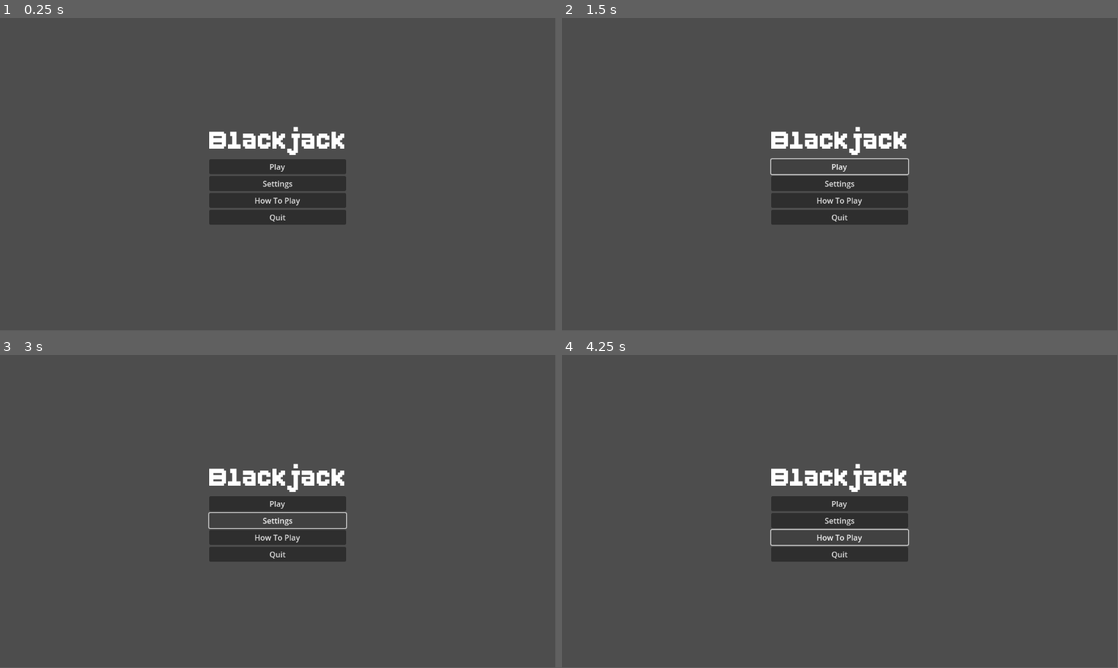
Above: before the commit, frames 1-4 (two rows, left to right).
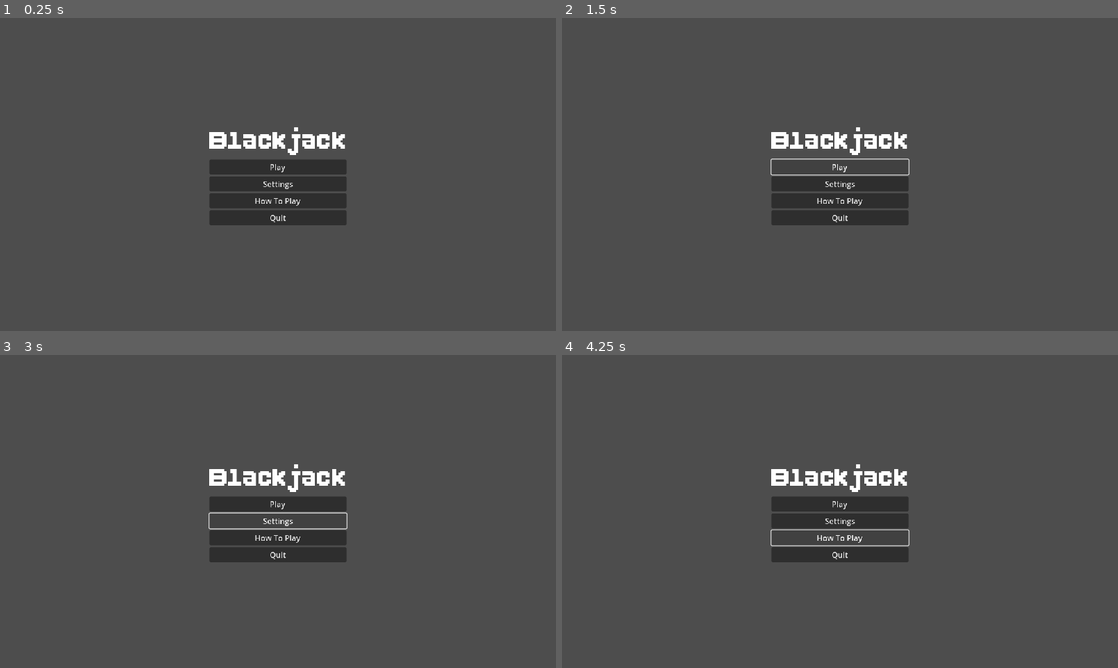
Above: after the commit, the same moments.

Repository: Brody-R/SDEV-265
Game: Godot game, scene res://Assets/Scenes/main_menu.tscn
Same seed, same stepped clock (60 frames per second), same inputs: the game is played once before the commit and once after it.
Inputs:
- Up to frame 1 (0.25 s): no input
- Up to frame 2 (1.5 s): click "Play" at 0.5 s; click "Play" at 1.25 s
- Up to frame 3 (3 s): click "Play" at 2 s; click "Settings" at 2.75 s
- Up to frame 4 (4.25 s): click "How To Play" at 3.5 s
In our replay, the window is 799x449 before the commit and 800x450 after it. These sizes can differ from the game's own. Grey fills any space a smaller window leaves; there, only what the larger window draws over its background counts as a difference.

The runs differ from the first frame. In frame 1, 0.5% of the frame differs, in the area x 37-63%, y 34-67%; in frame 2, 0.7%; in frame 3, 0.7%; in frame 4, 0.7%.

Commit message:
Added cards and Card scene, project settings prepwork
Changed Stretch mode in Project Settings to Canvas_Items as I remember that Godot gave issues in older school projects if it WASN'T on.

Also set Rendering to NEAREST MIPMAP for crispy rendering of cards.

Diff:
--- /dev/null
+++ b/Assets/Scenes/card.gd
@@ -0,0 +1,12 @@
+# NOTE: 0 is back of card. All other cards are 1-13 (CLUBS), 14-26 (SPADES), 27-39 (DIAMONDS), 40-52 (HEARTS).
+extends Node2D
+
+
+# Called when the node enters the scene tree for the first time.
+func _ready():
+	pass # Replace with function body.
+
+
+# Called every frame. 'delta' is the elapsed time since the previous frame.
+func _process(delta):
+	pass
--- /dev/null
+++ b/Assets/Scenes/card.tscn
@@ -0,0 +1,391 @@
+[gd_scene load_steps=57 format=3 uid="uid://dpch8vd55wsiy"]
+
+[ext_resource type="Script" path="res://Assets/Scenes/card.gd" id="1_fejg8"]
+[ext_resource type="Texture2D" uid="uid://p0umqmtqejkl" path="res://Assets/Cards/assets.png" id="1_pks6g"]
+
+[sub_resource type="AtlasTexture" id="AtlasTexture_q0iul"]
+atlas = ExtResource("1_pks6g")
+region = Rect2(9, 0, 46, 64)
+
+[sub_resource type="AtlasTexture" id="AtlasTexture_ci5jb"]
+atlas = ExtResource("1_pks6g")
+region = Rect2(137, 0, 46, 64)
+
+[sub_resource type="AtlasTexture" id="AtlasTexture_xteeh"]
+atlas = ExtResource("1_pks6g")
+region = Rect2(201, 0, 46, 64)
+
+[sub_resource type="AtlasTexture" id="AtlasTexture_lwrfn"]
+atlas = ExtResource("1_pks6g")
+region = Rect2(265, 0, 46, 64)
+
+[sub_resource type="AtlasTexture" id="AtlasTexture_q16wq"]
+atlas = ExtResource("1_pks6g")
+region = Rect2(329, 0, 46, 64)
+
+[sub_resource type="AtlasTexture" id="AtlasTexture_yp0mi"]
+atlas = ExtResource("1_pks6g")
+region = Rect2(393, 0, 46, 64)
+
+[sub_resource type="AtlasTexture" id="AtlasTexture_4ery3"]
+atlas = ExtResource("1_pks6g")
+region = Rect2(457, 0, 46, 64)
+
+[sub_resource type="AtlasTexture" id="AtlasTexture_cqlre"]
+atlas = ExtResource("1_pks6g")
+region = Rect2(521, 0, 46, 64)
+
+[sub_resource type="AtlasTexture" id="AtlasTexture_jmag1"]
+atlas = ExtResource("1_pks6g")
+region = Rect2(585, 0, 46, 64)
+
+[sub_resource type="AtlasTexture" id="AtlasTexture_8t3wh"]
+atlas = ExtResource("1_pks6g")
+region = Rect2(649, 0, 46, 64)
+
+[sub_resource type="AtlasTexture" id="AtlasTexture_8ncak"]
+atlas = ExtResource("1_pks6g")
+region = Rect2(713, 0, 46, 64)
+
+[sub_resource type="AtlasTexture" id="AtlasTexture_xqk66"]
+atlas = ExtResource("1_pks6g")
+region = Rect2(777, 0, 46, 64)
+
+[sub_resource type="AtlasTexture" id="AtlasTexture_ko662"]
+atlas = ExtResource("1_pks6g")
+region = Rect2(841, 0, 46, 64)
+
+[sub_resource type="AtlasTexture" id="AtlasTexture_jd01v"]
+atlas = ExtResource("1_pks6g")
+region = Rect2(905, 0, 46, 64)
+
+[sub_resource type="AtlasTexture" id="AtlasTexture_2k1c4"]
+atlas = ExtResource("1_pks6g")
+region = Rect2(137, 64, 46, 64)
+
+[sub_resource type="AtlasTexture" id="AtlasTexture_p1rx7"]
+atlas = ExtResource("1_pks6g")
+region = Rect2(201, 64, 46, 64)
+
+[sub_resource type="AtlasTexture" id="AtlasTexture_i12m6"]
+atlas = ExtResource("1_pks6g")
+region = Rect2(265, 64, 46, 64)
+
+[sub_resource type="AtlasTexture" id="AtlasTexture_mhuyp"]
+atlas = ExtResource("1_pks6g")
+region = Rect2(329, 64, 46, 64)
+
+[sub_resource type="AtlasTexture" id="AtlasTexture_xb3te"]
+atlas = ExtResource("1_pks6g")
+region = Rect2(393, 64, 46, 64)
+
+[sub_resource type="AtlasTexture" id="AtlasTexture_aybm6"]
+atlas = ExtResource("1_pks6g")
+region = Rect2(457, 64, 46, 64)
+
+[sub_resource type="AtlasTexture" id="AtlasTexture_rtw20"]
+atlas = ExtResource("1_pks6g")
+region = Rect2(521, 64, 46, 64)
+
+[sub_resource type="AtlasTexture" id="AtlasTexture_cp28i"]
+atlas = ExtResource("1_pks6g")
+region = Rect2(585, 64, 46, 64)
+
+[sub_resource type="AtlasTexture" id="AtlasTexture_kfv7f"]
+atlas = ExtResource("1_pks6g")
+region = Rect2(649, 64, 46, 64)
+
+[sub_resource type="AtlasTexture" id="AtlasTexture_8ox8j"]
+atlas = ExtResource("1_pks6g")
+region = Rect2(713, 64, 46, 64)
+
+[sub_resource type="AtlasTexture" id="AtlasTexture_vuudc"]
+atlas = ExtResource("1_pks6g")
+region = Rect2(777, 64, 46, 64)
+
+[sub_resource type="AtlasTexture" id="AtlasTexture_w2x22"]
+atlas = ExtResource("1_pks6g")
+region = Rect2(841, 64, 46, 64)
+
+[sub_resource type="AtlasTexture" id="AtlasTexture_h2n38"]
+atlas = ExtResource("1_pks6g")
+region = Rect2(905, 64, 46, 64)
+
+[sub_resource type="AtlasTexture" id="AtlasTexture_tco2b"]
+atlas = ExtResource("1_pks6g")
+region = Rect2(137, 128, 46, 64)
+
+[sub_resource type="AtlasTexture" id="AtlasTexture_oews5"]
+atlas = ExtResource("1_pks6g")
+region = Rect2(201, 128, 46, 64)
+
+[sub_resource type="AtlasTexture" id="AtlasTexture_7pefm"]
+atlas = ExtResource("1_pks6g")
+region = Rect2(265, 128, 46, 64)
+
+[sub_resource type="AtlasTexture" id="AtlasTexture_pnsbu"]
+atlas = ExtResource("1_pks6g")
+region = Rect2(329, 128, 46, 64)
+
+[sub_resource type="AtlasTexture" id="AtlasTexture_ql72j"]
+atlas = ExtResource("1_pks6g")
+region = Rect2(393, 128, 46, 64)
+
+[sub_resource type="AtlasTexture" id="AtlasTexture_nt7he"]
+atlas = ExtResource("1_pks6g")
+region = Rect2(457, 128, 46, 64)
+
+[sub_resource type="AtlasTexture" id="AtlasTexture_ta64t"]
+atlas = ExtResource("1_pks6g")
+region = Rect2(521, 128, 46, 64)
+
+[sub_resource type="AtlasTexture" id="AtlasTexture_41p7u"]
+atlas = ExtResource("1_pks6g")
+region = Rect2(585, 128, 46, 64)
+
+[sub_resource type="AtlasTexture" id="AtlasTexture_rd3lf"]
+atlas = ExtResource("1_pks6g")
+region = Rect2(649, 128, 46, 64)
+
+[sub_resource type="AtlasTexture" id="AtlasTexture_ptbwe"]
+atlas = ExtResource("1_pks6g")
+region = Rect2(713, 128, 46, 64)
+
+[sub_resource type="AtlasTexture" id="AtlasTexture_11yl4"]
+atlas = ExtResource("1_pks6g")
+region = Rect2(777, 128, 46, 64)
+
+[sub_resource type="AtlasTexture" id="AtlasTexture_rp5c5"]
+atlas = ExtResource("1_pks6g")
+region = Rect2(841, 128, 46, 64)
+
+[sub_resource type="AtlasTexture" id="AtlasTexture_rhhoj"]
+atlas = ExtResource("1_pks6g")
+region = Rect2(905, 128, 46, 64)
+
+[sub_resource type="AtlasTexture" id="AtlasTexture_30kjv"]
+atlas = ExtResource("1_pks6g")
+region = Rect2(137, 192, 46, 64)
+
+[sub_resource type="AtlasTexture" id="AtlasTexture_m52f8"]
+atlas = ExtResource("1_pks6g")
+region = Rect2(201, 192, 46, 64)
+
+[sub_resource type="AtlasTexture" id="AtlasTexture_jlb5j"]
+atlas = ExtResource("1_pks6g")
+region = Rect2(265, 192, 46, 64)
+
+[sub_resource type="AtlasTexture" id="AtlasTexture_xkfmw"]
+atlas = ExtResource("1_pks6g")
+region = Rect2(329, 192, 46, 64)
+
+[sub_resource type="AtlasTexture" id="AtlasTexture_rp1at"]
+atlas = ExtResource("1_pks6g")
+region = Rect2(393, 192, 46, 64)
+
+[sub_resource type="AtlasTexture" id="AtlasTexture_fnsr3"]
+atlas = ExtResource("1_pks6g")
+region = Rect2(457, 192, 46, 64)
+
+[sub_resource type="AtlasTexture" id="AtlasTexture_ixbga"]
+atlas = ExtResource("1_pks6g")
+region = Rect2(521, 192, 46, 64)
+
+[sub_resource type="AtlasTexture" id="AtlasTexture_j8ov6"]
+atlas = ExtResource("1_pks6g")
+region = Rect2(585, 192, 46, 64)
+
+[sub_resource type="AtlasTexture" id="AtlasTexture_homyt"]
+atlas = ExtResource("1_pks6g")
+region = Rect2(649, 192, 46, 64)
+
+[sub_resource type="AtlasTexture" id="AtlasTexture_cuhrn"]
+atlas = ExtResource("1_pks6g")
+region = Rect2(713, 192, 46, 64)
+
+[sub_resource type="AtlasTexture" id="AtlasTexture_y3ww8"]
+atlas = ExtResource("1_pks6g")
+region = Rect2(777, 192, 46, 64)
+
+[sub_resource type="AtlasTexture" id="AtlasTexture_vgeft"]
+atlas = ExtResource("1_pks6g")
+region = Rect2(841, 192, 46, 64)
+
+[sub_resource type="AtlasTexture" id="AtlasTexture_ecx5w"]
+atlas = ExtResource("1_pks6g")
+region = Rect2(905, 192, 46, 64)
+
+[sub_resource type="SpriteFrames" id="SpriteFrames_4c8kk"]
+animations = [{
+"frames": [{
+"duration": 1.0,
+"texture": SubResource("AtlasTexture_q0iul")
+}, {
+"duration": 1.0,
+"texture": SubResource("AtlasTexture_ci5jb")
+}, {
+"duration": 1.0,
+"texture": SubResource("AtlasTexture_xteeh")
+}, {
+"duration": 1.0,
+"texture": SubResource("AtlasTexture_lwrfn")
+}, {
+"duration": 1.0,
+"texture": SubResource("AtlasTexture_q16wq")
+}, {
+"duration": 1.0,
+"texture": SubResource("AtlasTexture_yp0mi")
+}, {
+"duration": 1.0,
+"texture": SubResource("AtlasTexture_4ery3")
+}, {
+"duration": 1.0,
+"texture": SubResource("AtlasTexture_cqlre")
+}, {
+"duration": 1.0,
+"texture": SubResource("AtlasTexture_jmag1")
+}, {
+"duration": 1.0,
+"texture": SubResource("AtlasTexture_8t3wh")
+}, {
+"duration": 1.0,
+"texture": SubResource("AtlasTexture_8ncak")
+}, {
+"duration": 1.0,
+"texture": SubResource("AtlasTexture_xqk66")
+}, {
+"duration": 1.0,
+"texture": SubResource("AtlasTexture_ko662")
+}, {
+"duration": 1.0,
+"texture": SubResource("AtlasTexture_jd01v")
+}, {
+"duration": 1.0,
+"texture": SubResource("AtlasTexture_2k1c4")
+}, {
+"duration": 1.0,
+"texture": SubResource("AtlasTexture_p1rx7")
+}, {
+"duration": 1.0,
+"texture": SubResource("AtlasTexture_i12m6")
+}, {
+"duration": 1.0,
+"texture": SubResource("AtlasTexture_mhuyp")
+}, {
+"duration": 1.0,
+"texture": SubResource("AtlasTexture_xb3te")
+}, {
+"duration": 1.0,
+"texture": SubResource("AtlasTexture_aybm6")
+}, {
+"duration": 1.0,
+"texture": SubResource("AtlasTexture_rtw20")
+}, {
+"duration": 1.0,
+"texture": SubResource("AtlasTexture_cp28i")
+}, {
+"duration": 1.0,
+"texture": SubResource("AtlasTexture_kfv7f")
+}, {
+"duration": 1.0,
+"texture": SubResource("AtlasTexture_8ox8j")
+}, {
+"duration": 1.0,
+"texture": SubResource("AtlasTexture_vuudc")
+}, {
+"duration": 1.0,
+"texture": SubResource("AtlasTexture_w2x22")
+}, {
+"duration": 1.0,
+"texture": SubResource("AtlasTexture_h2n38")
+}, {
+"duration": 1.0,
+"texture": SubResource("AtlasTexture_tco2b")
+}, {
+"duration": 1.0,
+"texture": SubResource("AtlasTexture_oews5")
+}, {
+"duration": 1.0,
+"texture": SubResource("AtlasTexture_7pefm")
+}, {
+"duration": 1.0,
+"texture": SubResource("AtlasTexture_pnsbu")
+}, {
+"duration": 1.0,
+"texture": SubResource("AtlasTexture_ql72j")
+}, {
+"duration": 1.0,
+"texture": SubResource("AtlasTexture_nt7he")
+}, {
+"duration": 1.0,
+"texture": SubResource("AtlasTexture_ta64t")
+}, {
+"duration": 1.0,
+"texture": SubResource("AtlasTexture_41p7u")
+}, {
+"duration": 1.0,
+"texture": SubResource("AtlasTexture_rd3lf")
+}, {
+"duration": 1.0,
+"texture": SubResource("AtlasTexture_ptbwe")
+}, {
+"duration": 1.0,
+"texture": SubResource("AtlasTexture_11yl4")
+}, {
+"duration": 1.0,
+"texture": SubResource("AtlasTexture_rp5c5")
+}, {
+"duration": 1.0,
+"texture": SubResource("AtlasTexture_rhhoj")
+}, {
+"duration": 1.0,
+"texture": SubResource("AtlasTexture_30kjv")
+}, {
+"duration": 1.0,
+"texture": SubResource("AtlasTexture_m52f8")
+}, {
+"duration": 1.0,
+"texture": SubResource("AtlasTexture_jlb5j")
+}, {
+"duration": 1.0,
+"texture": SubResource("AtlasTexture_xkfmw")
+}, {
+"duration": 1.0,
+"texture": SubResource("AtlasTexture_rp1at")
+}, {
+"duration": 1.0,
+"texture": SubResource("AtlasTexture_fnsr3")
+}, {
+"duration": 1.0,
+"texture": SubResource("AtlasTexture_ixbga")
+}, {
+"duration": 1.0,
+"texture": SubResource("AtlasTexture_j8ov6")
+}, {
+"duration": 1.0,
+"texture": SubResource("AtlasTexture_homyt")
+}, {
+"duration": 1.0,
+"texture": SubResource("AtlasTexture_cuhrn")
+}, {
+"duration": 1.0,
+"texture": SubResource("AtlasTexture_y3ww8")
+}, {
+"duration": 1.0,
+"texture": SubResource("AtlasTexture_vgeft")
+}, {
+"duration": 1.0,
+"texture": SubResource("AtlasTexture_ecx5w")
+}],
+"loop": true,
+"name": &"default",
+"speed": 5.0
+}]
+
+[node name="Card" type="Node2D"]
+script = ExtResource("1_fejg8")
+
+[node name="AnimatedSprite2D" type="AnimatedSprite2D" parent="."]
+sprite_frames = SubResource("SpriteFrames_4c8kk")
+frame = 24
+frame_progress = 0.200207
--- a/project.godot
+++ b/project.godot
@@ -15,6 +15,10 @@
 config/features=PackedStringArray("4.2", "Forward Plus")
 config/icon="res://icon.svg"
 
+[display]
+
+window/stretch/mode="canvas_items"
+
 [dotnet]
 
 project/assembly_name="SDEV265 Project"
@@ -22,3 +26,7 @@
 [gui]
 
 fonts/dynamic_fonts/use_oversampling=false
+
+[rendering]
+
+textures/canvas_textures/default_texture_filter=3
Binary file added: Assets/Cards/assets.png
Not shown, added: Assets/Cards/assets.png.import
